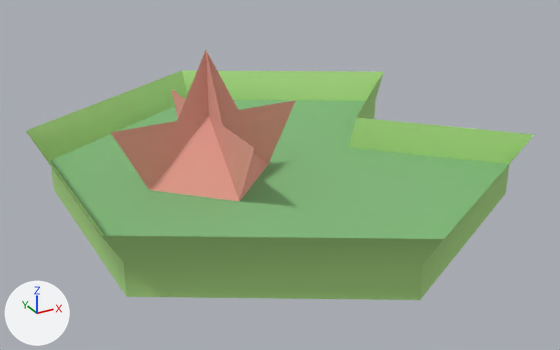
A saved change to the glTF model example_game/world/props/lily.prop/model.glb.
Before and after are seen from a 50 mm camera at (-0.432, -0.789, 0.397) aimed at (-0.012, -0.025, 0.015). The lights are fixed; the arrows at lower left show +X, +Y and +Z. The first picture is the older version. Vertices at exactly the same position are counted once.

Names of what the first picture shows: 'model'.
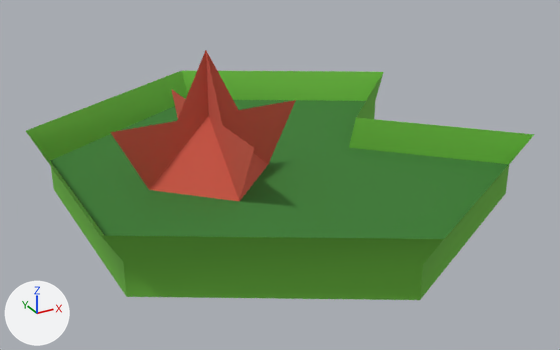
Edits to the bpy script that builds the scene:
```text
Change me_model:
    where me_model.from_pydata(...)  # 35 vertices, 58 faces; spans x -0.272..0.272, y -0.314..0.314, z -0.02..0.176
    used by ob_model
    me_model part 1: 44 faces centred in x -0.264..0.212, y -0.253..0.253, z -0.02..0.047 are repainted in the vertex colours; the middle colour goes from green #afde88 to green #6dbb40
    me_model part 2: 14 faces centred in x -0.158..-0.028, y -0.078..0.078, z 0.046..0.124 are repainted in the vertex colours; the middle colour goes from pink #eba093 to red #d45a49
```

Pixel boxes (x1, y1, x2, y2) of what changed, in the pictures (560 x 350 px):
part 1 of me_model, recoloured (darker): (26, 71, 535, 300) in both
part 2 of me_model, recoloured (darker): (110, 50, 296, 201) in both
